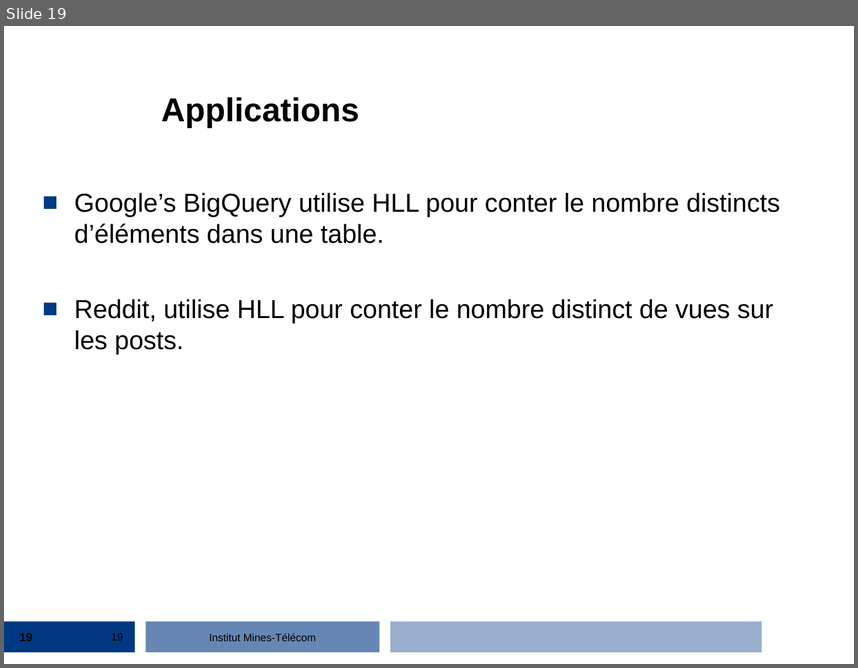
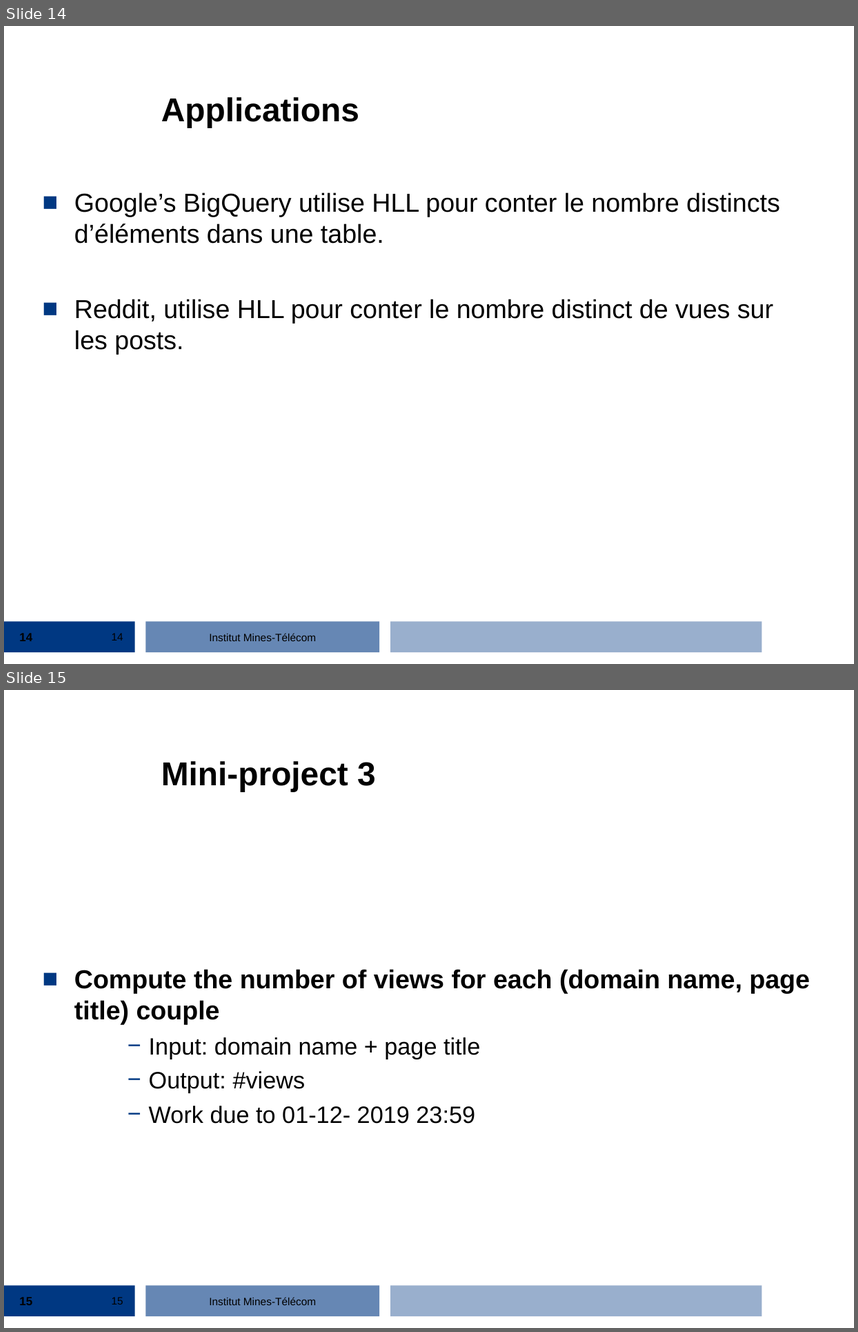
Before and after one commit to streaming-algorithms/hyper_log_log, a slide deck: 2_hyperloglog.ppt. Shown one above the other, each under a label of ours: slide 19 before the commit, slides 14 and 15 after it. The pictures are 858x668 and 858x1332 pixels, drawn with LibreOffice and Linux fonts; fonts in the diff are those of the drawing; background and template pictures are left out. Boxes give left, top, right and bottom in pixels: in the first picture for what was removed or moved away, otherwise in the second. Text is boxed around its words. In the diff, an @@ line names an element or a change of style, - is before the commit and + after.

```diff
--- a/2_hyperloglog.ppt
+++ b/2_hyperloglog.ppt
@@ slide 15 added at <box>4,690,854,1328</box>, background #FFFFFF; not listed: 4 template elements that a slide beside it also shows @@
@@ title added at <box>161,761,376,791</box>, 28 pt, text #000000, bold @@
+Mini-project 3
@@ text added at <box>74,969,810,1123</box>, 20 pt, text #000000 @@
+■ Compute the number of views for each (domain name, page title) couple
+    − Input: domain name + page title
+    − Output: #views
+    − Work due to 01-12- 2019 23:59
@@ page number added at <box>19,1297,32,1305</box>, 10 pt, text #000000, bold @@
+15
@@ page number added at <box>112,1297,123,1304</box>, 9 pt, text #000000 @@
+15
@@ what was slide 19 is now slide 14 @@
@@ page number at <box>19,633,32,641</box>: text changed @@
-19
+14
@@ page number at <box>112,633,123,640</box>: text changed @@
-19
+14
```
Also in this commit, not shown: 12 other slides added, 18 slides removed.
